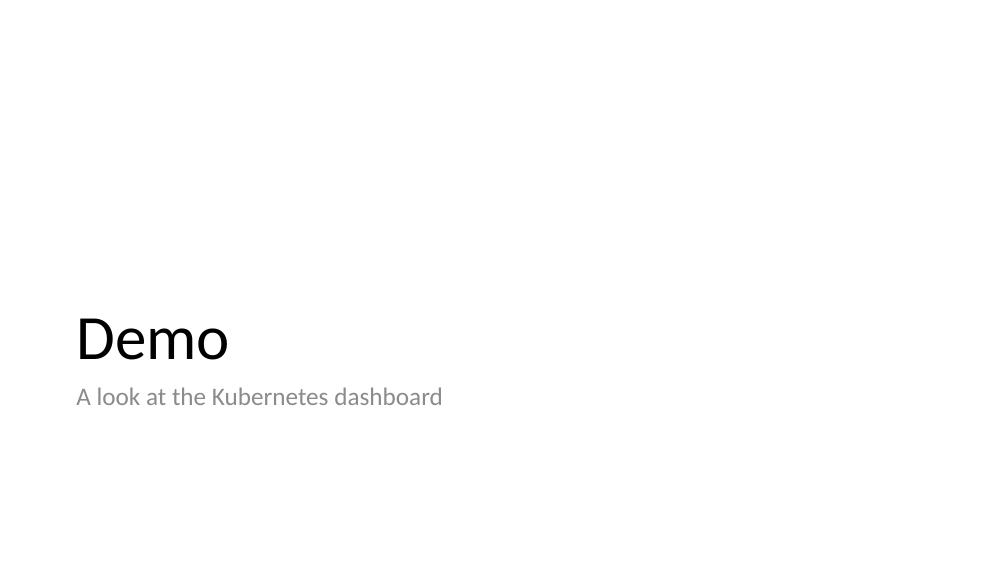
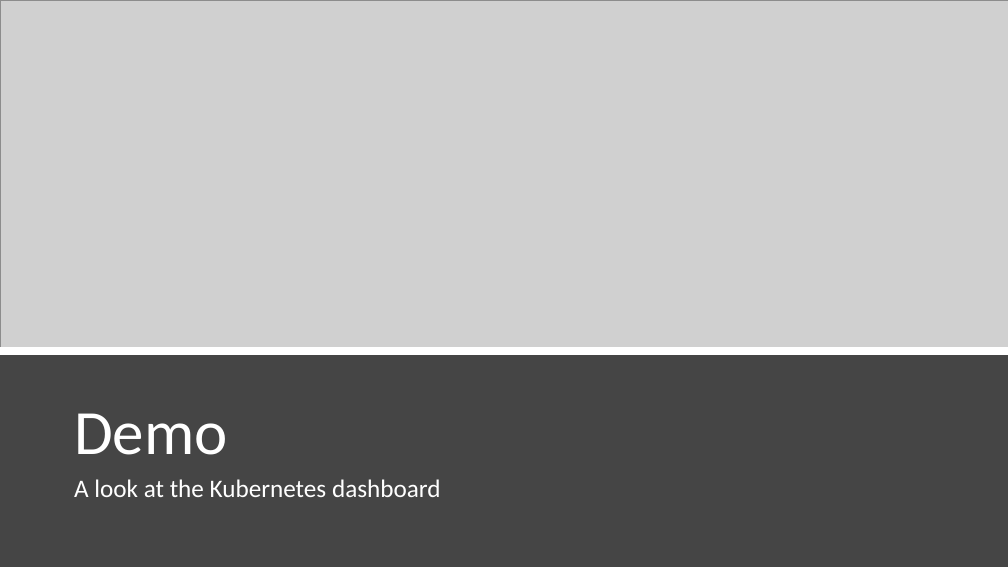
Before and after one commit to JasonHaley/GettingStartedWithAKS, a slide deck: slide 24 of presentations/Getting Started with AKS.pptx. Drawn at 1008x567 pixels with LibreOffice and Linux fonts; fonts in the diff are those of the drawing; grey boxes stand for pictures. Boxes give left, top, right and bottom in pixels: in the first picture for what was removed or moved away, otherwise in the second. Text is boxed around its words. In the diff, an @@ line names an element or a change of style, - is before the commit and + after.

```diff
--- a/presentations/Getting Started with AKS.pptx
+++ b/presentations/Getting Started with AKS.pptx
@@ background #FFFFFF to #454545 @@
@@ picture added at <box>0,0,1008,351</box> @@
@@ line added from (0, 351) to (1008, 351), #FFFFFF 8 pt @@
@@ title "Demo": place and size @@
-title "Demo" at <box>76,318,230,360</box>
+title "Demo" at <box>74,413,228,455</box>
@@ title "Demo" at <box>74,413,228,455</box>: text colour #000000 to #FFFFFF @@
@@ text "A look at the Kubernetes ...": place and size @@
-text "A look at the Kubernetes ..." at <box>76,387,443,405</box>
+text "A look at the Kubernetes ..." at <box>74,479,441,497</box>
@@ text "A look at the Kubernetes ..." at <box>74,479,441,497</box>: text colour #8C8C8C to #FFFFFF @@
```
Also in this commit, not shown: 41 other slides changed.
